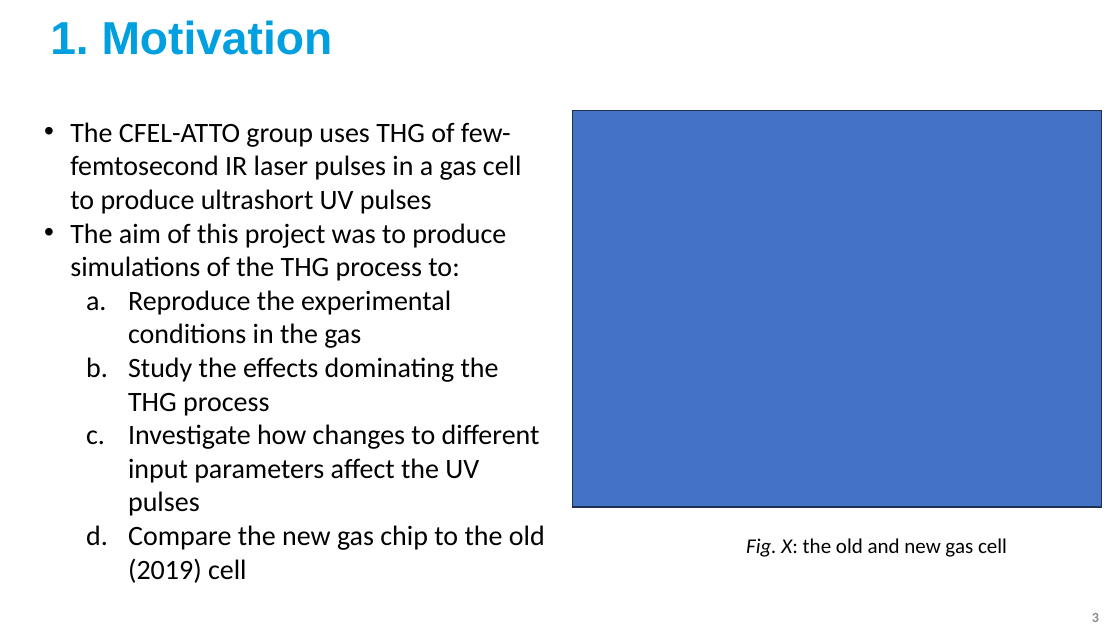
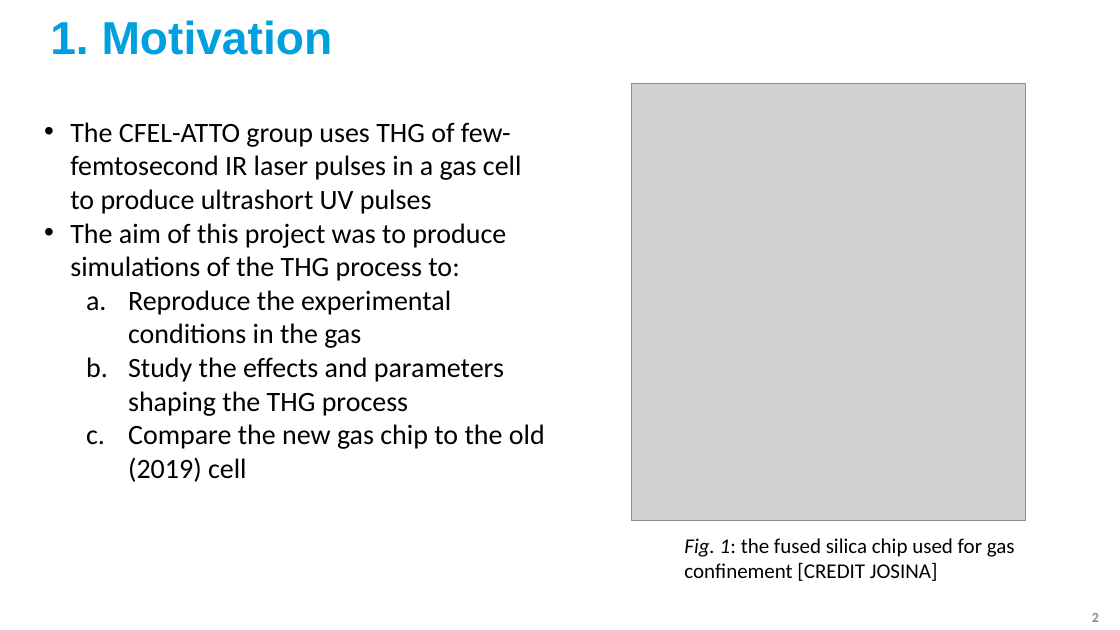
Before and after one commit to david-f-amorim/Simulating-THG-of-few-femtosecond-pulses-in-a-noble-gas-, a slide deck: slide 2 of presentations/DESY - Final Presentation (fixed).pptx (slide 3 before the commit). Drawn at 1120x630 pixels with LibreOffice and Linux fonts; fonts in the diff are those of the drawing; grey boxes stand for pictures; background and template pictures are left out. Boxes give left, top, right and bottom in pixels: in the first picture for what was removed or moved away, otherwise in the second. Text is boxed around its words. In the diff, an @@ line names an element or a change of style, - is before the commit and + after.

```diff
--- a/presentations/DESY - Final Presentation (fixed).pptx
+++ b/presentations/DESY - Final Presentation (fixed).pptx
@@ picture added at <box>631,83,1025,521</box> @@
@@ rectangle removed at <box>573,110,1102,507</box> @@
@@ text at <box>128,357,504,416</box>: text changed @@
-  b. Study the effects dominating the THG process
-  c. Investigate how changes to different input parameters affect the UV pulses
+  b. Study the effects and parameters shaping the THG process
@@ text at <box>684,538,1015,581</box>: text changed @@
-Fig. X: the old and new gas cell
+Fig. 1: the fused silica chip used for gas confinement [CREDIT JOSINA]
```
Also in this commit, not shown: 9 other slides changed, 2 slides added, 4 slides removed, 8 other files.
